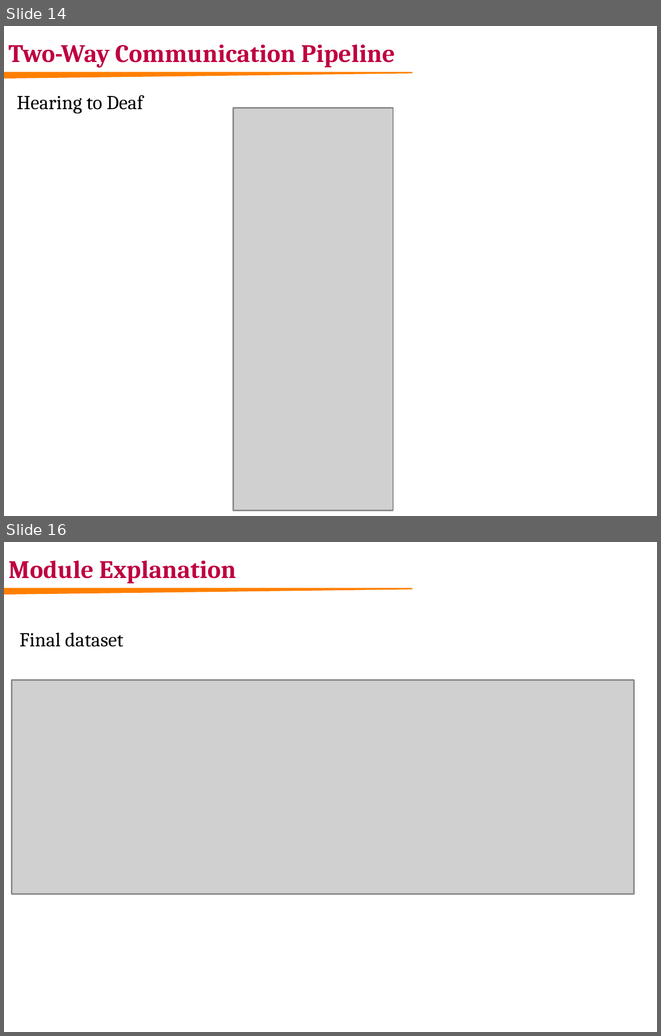
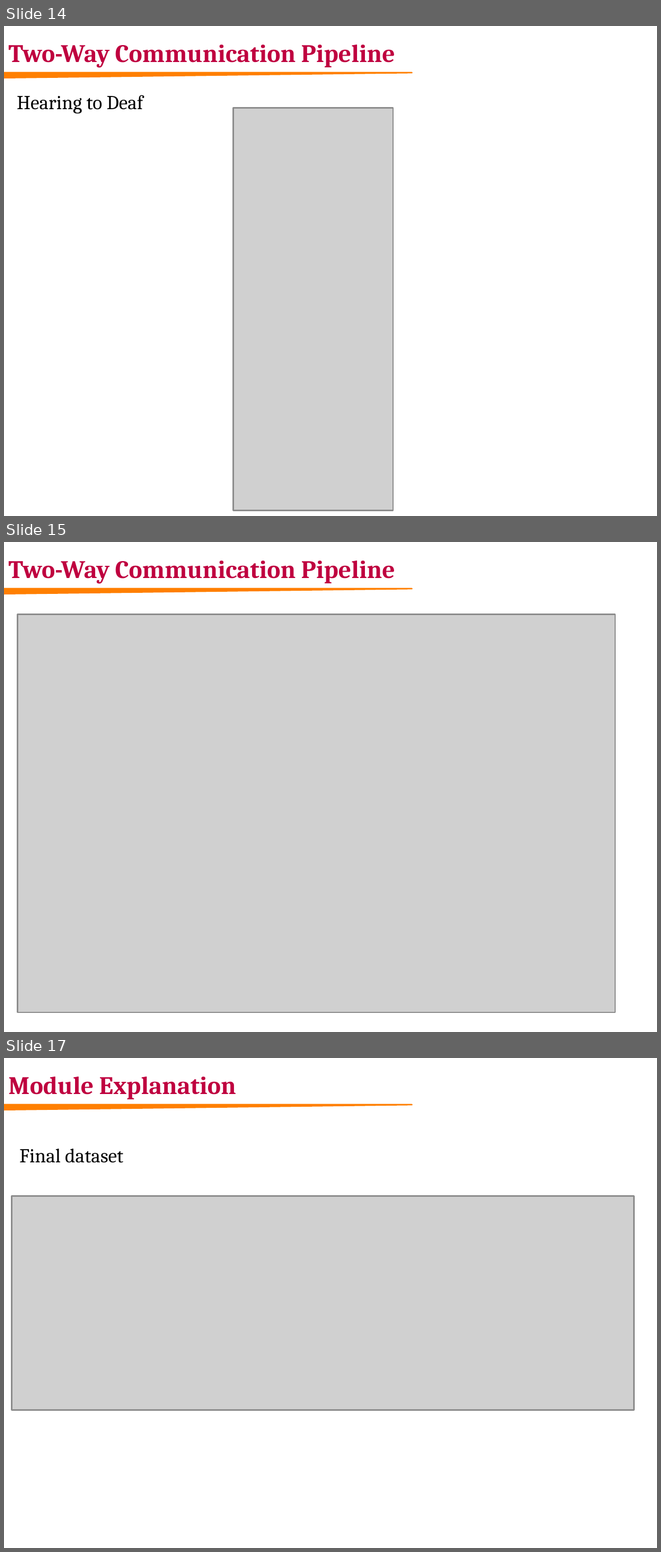
Before and after one commit to Bhavya190616/VoiceBridge, a slide deck: ppt/first review.pptx. Shown one above the other, each under a label of ours: slides 14 and 16 before the commit, slides 14, 15 and 17 after it; the slides between them are not shown. The pictures are 661x1036 and 661x1552 pixels, drawn with LibreOffice and Linux fonts; fonts in the diff are those of the drawing; grey boxes stand for pictures. Boxes give left, top, right and bottom in pixels: in the first picture for what was removed or moved away, otherwise in the second. Text is boxed around its words. In the diff, an @@ line names an element or a change of style, - is before the commit and + after.

```diff
--- a/ppt/first review.pptx
+++ b/ppt/first review.pptx
@@ slide 15 added at box(4, 542, 657, 1032), background #FFFFFF @@
@@ text added at box(8, 561, 395, 584), 14 pt, text #BF003F, bold @@
+Two-Way Communication Pipeline
@@ freeform shape added at box(4, 589, 412, 594), fill #FF7F00 @@
@@ freeform shape added at box(4, 589, 412, 594), outline #FF7F00 0.8 pt @@
@@ picture added at box(17, 615, 614, 1014) @@
@@ what was slide 16 is now slide 17 @@
```
Also in this commit, not shown: 2 slides changed, 6 other files.
